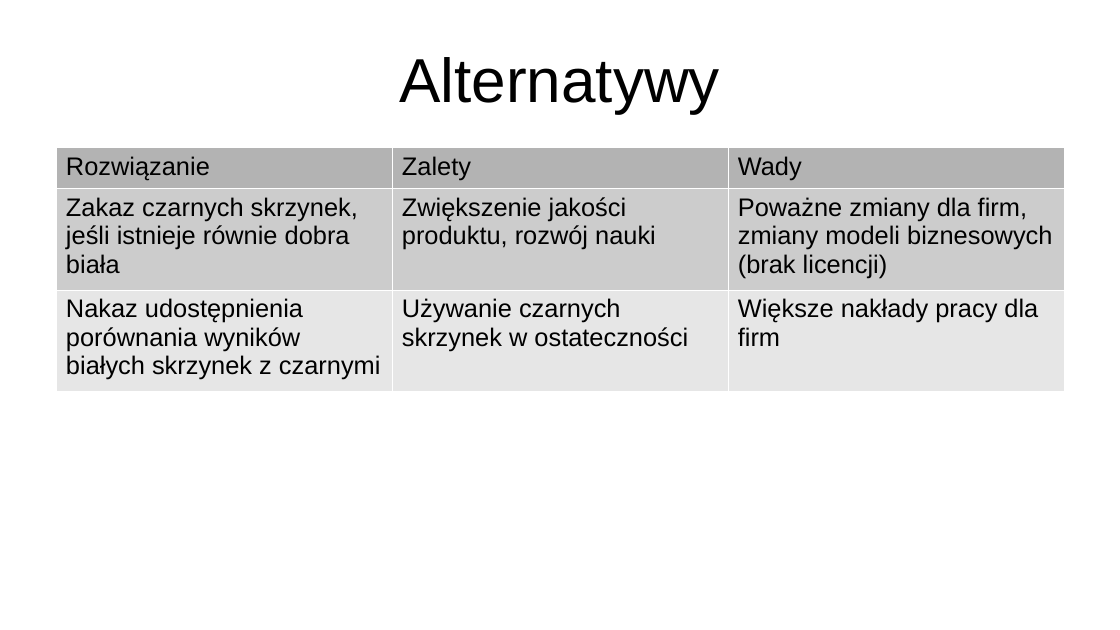
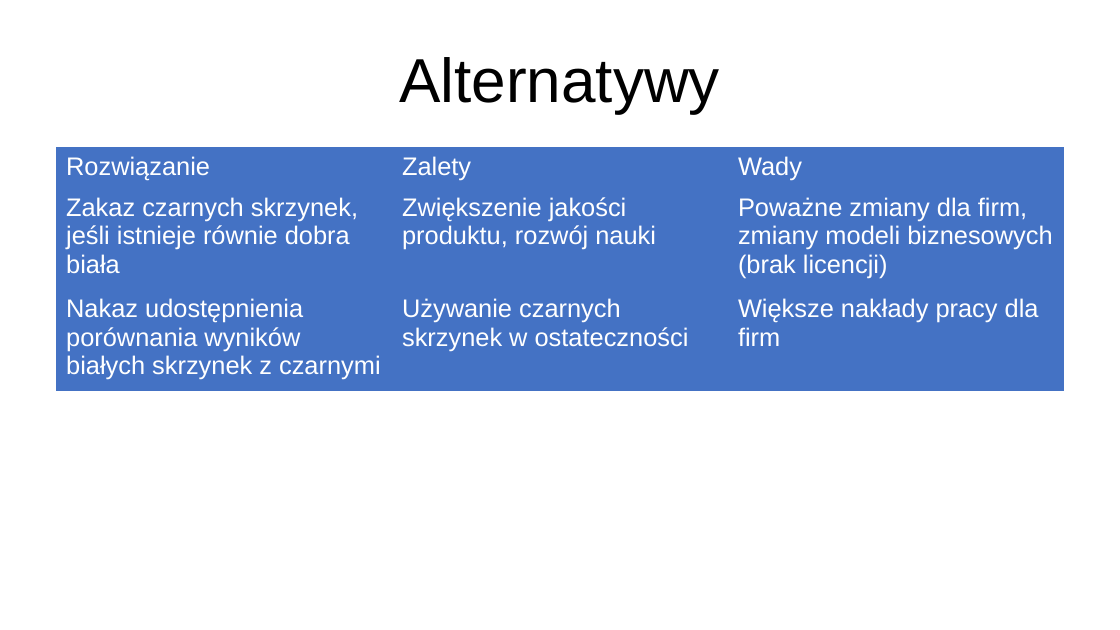
Before and after one commit to bogdankjastrzebski/WarsztatyBadawcze2, a slide deck: slide 14 of prezentacja/blackBox.odp (slide 4 before the commit). Drawn at 1120x630 pixels with LibreOffice and Linux fonts; fonts in the diff are those of the drawing. Boxes give left, top, right and bottom in pixels: in the first picture for what was removed or moved away, otherwise in the second. Text is boxed around its words. In the diff, an @@ line names an element or a change of style, - is before the commit and + after.

```diff
--- a/prezentacja/blackBox.odp
+++ b/prezentacja/blackBox.odp
@@ table at <box>56,147,1065,391</box> @@
@@ fill #B3B3B3 to #4472C4 in row 1 @@
@@ fill #CCCCCC to #4472C4 in row 2 @@
@@ fill #E6E6E6 to #4472C4 in row 3 @@
@@ text colour #000000 to #FFFFFF @@
@@ borders changed @@
```
Also in this commit, not shown: 8 other slides changed, 10 slides added, 1 other file.
